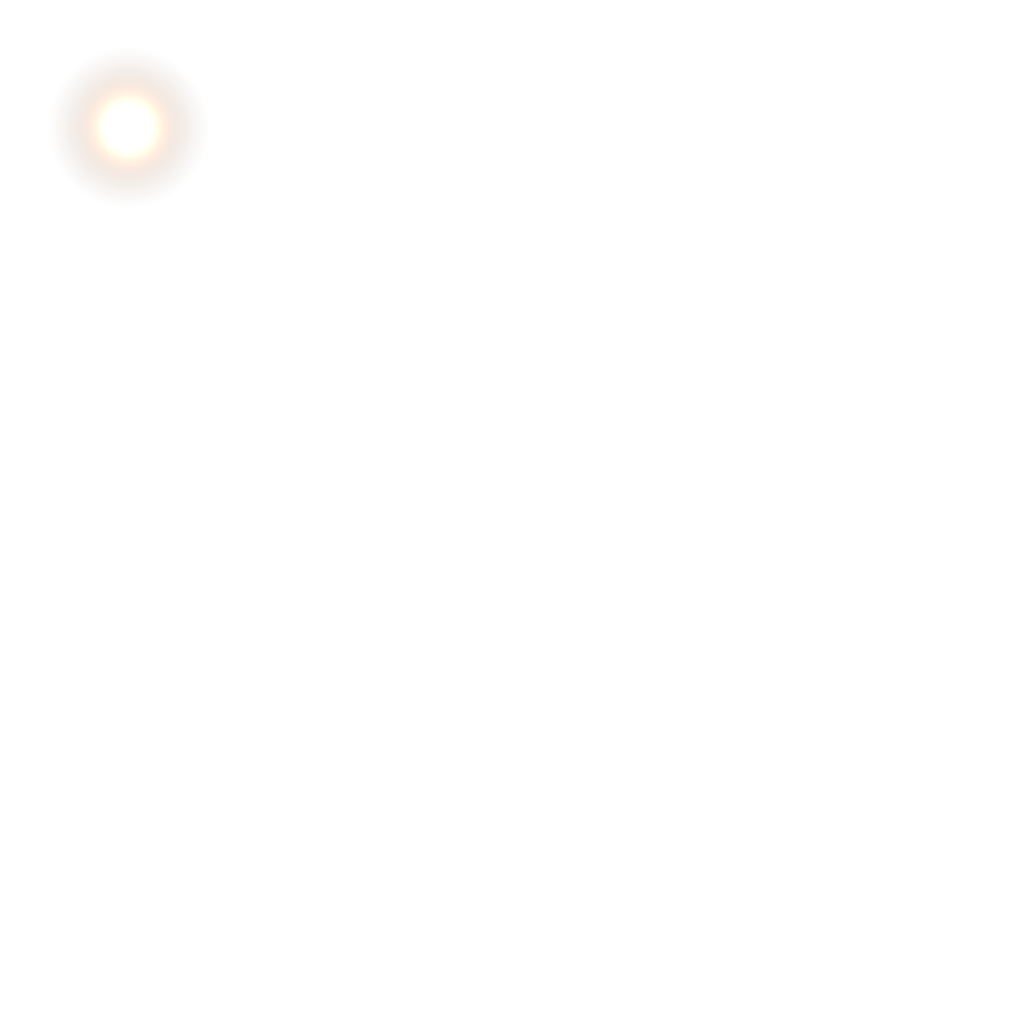
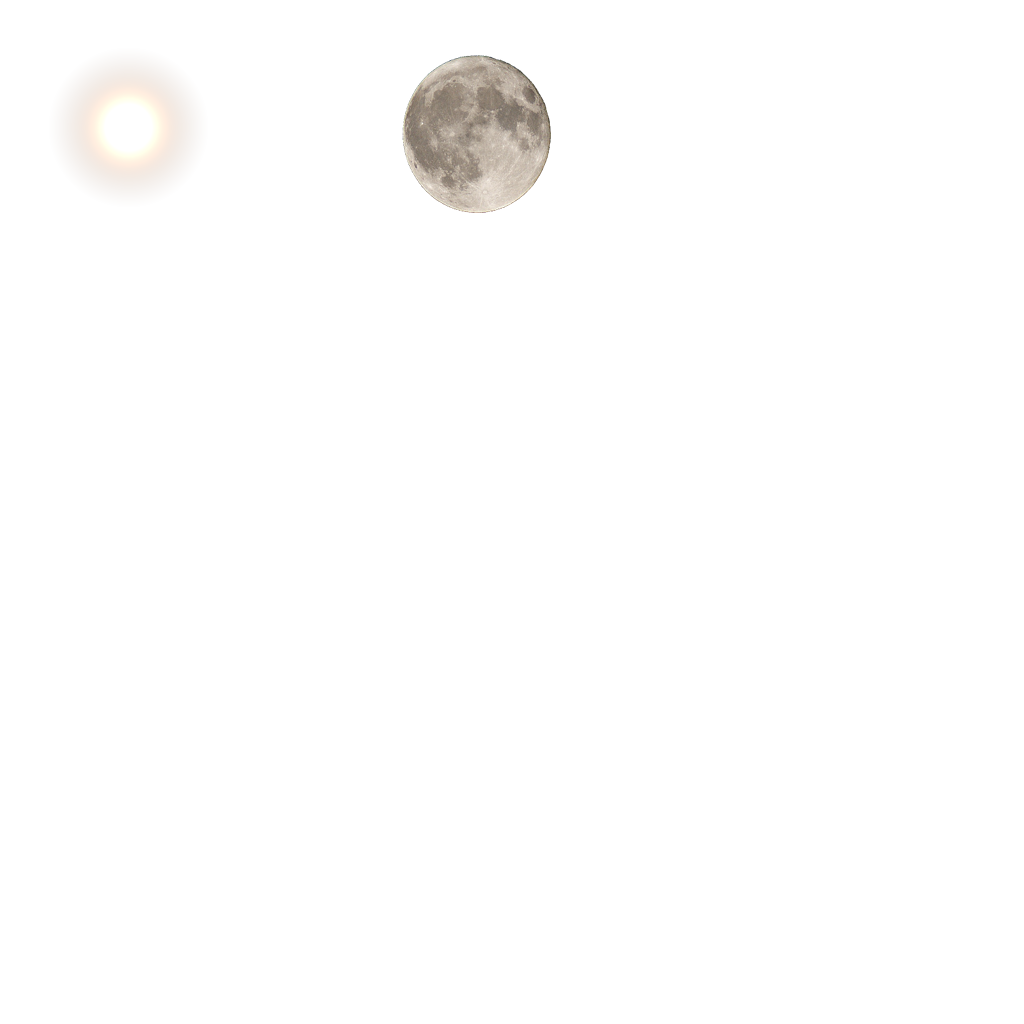
Layers edited between the first and the second w=1024, h=1024 image:
added layer "moon" above "Layer" over [left=402, top=55, right=551, bottom=213]
